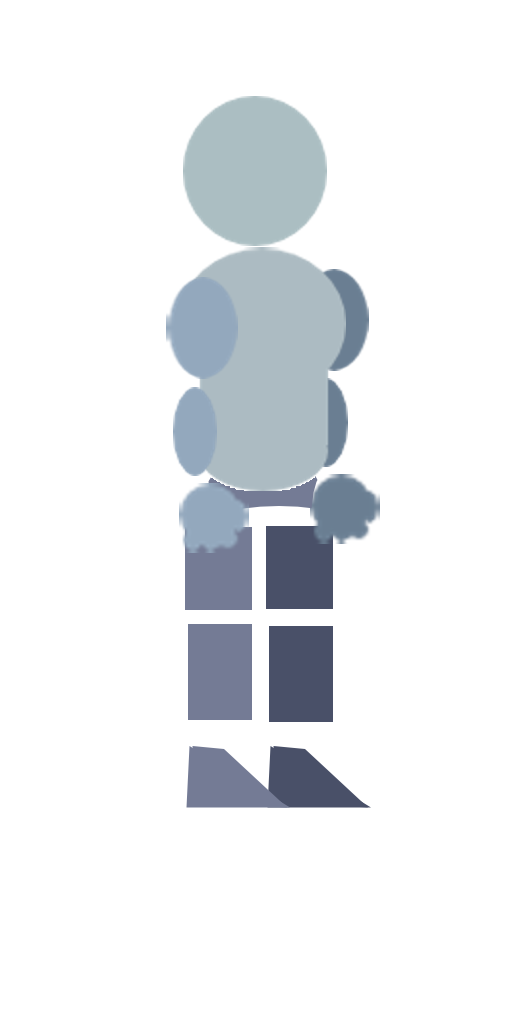
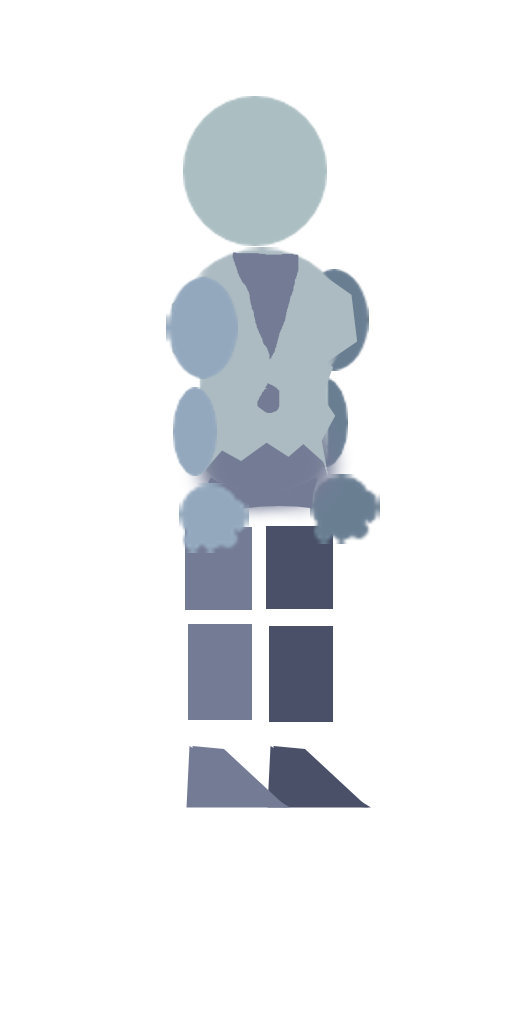
Two versions of the same layered image (512x1024). Layer-by-layer changes:
painted on "Body" over [171, 252, 358, 522]
